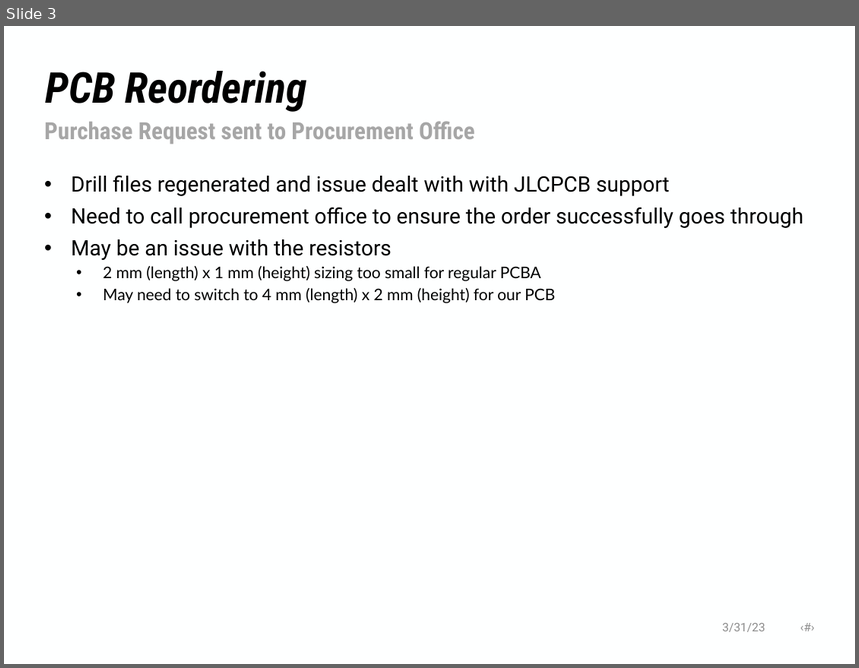
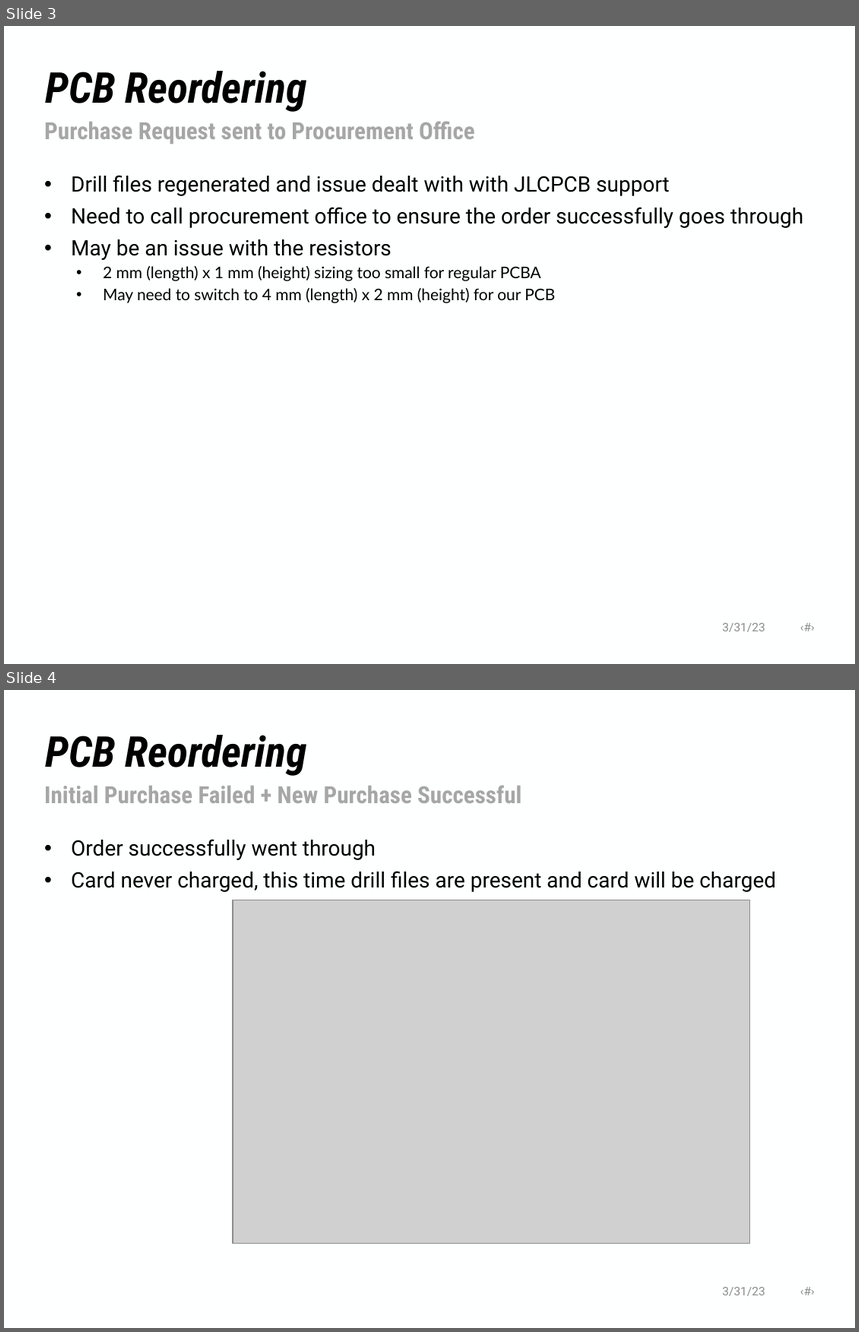
Before and after one commit to NHuang58/Biomedical_Device_PCB, a slide deck: Documentation/Slides/Week_17.pptx. Shown one above the other, each under a label of ours: slide 3 before the commit, slides 3 and 4 after it. The pictures are 859x668 and 859x1332 pixels, drawn with LibreOffice and Linux fonts; fonts in the diff are those of the drawing; grey boxes stand for pictures; background and template pictures are left out. Boxes give left, top, right and bottom in pixels: in the first picture for what was removed or moved away, otherwise in the second. Text is boxed around its words. In the diff, an @@ line names an element or a change of style, - is before the commit and + after.

```diff
--- a/Documentation/Slides/Week_17.pptx
+++ b/Documentation/Slides/Week_17.pptx
@@ slide 4 added at [4, 690, 855, 1328], background #FEFFFF @@
@@ title added at [45, 735, 306, 776], 36 pt, text #000000, bold, italic @@
+PCB Reordering
@@ text added at [44, 785, 522, 803], 20 pt, text #A6A6A6, bold @@
+Initial Purchase Failed + New Purchase Successful
@@ text added at [71, 839, 776, 892], 18 pt, text #000000 @@
+• Order successfully went through
+• Card never charged, this time drill files are present and card will be charged
@@ picture added at [233, 901, 750, 1243] @@
@@ text added at [722, 1287, 765, 1296], 10 pt, text #8C8C8C @@
+3/31/23 ‹#›
```
Also in this commit, not shown: 3 slides changed, 1 other slide added, 6 other files.
